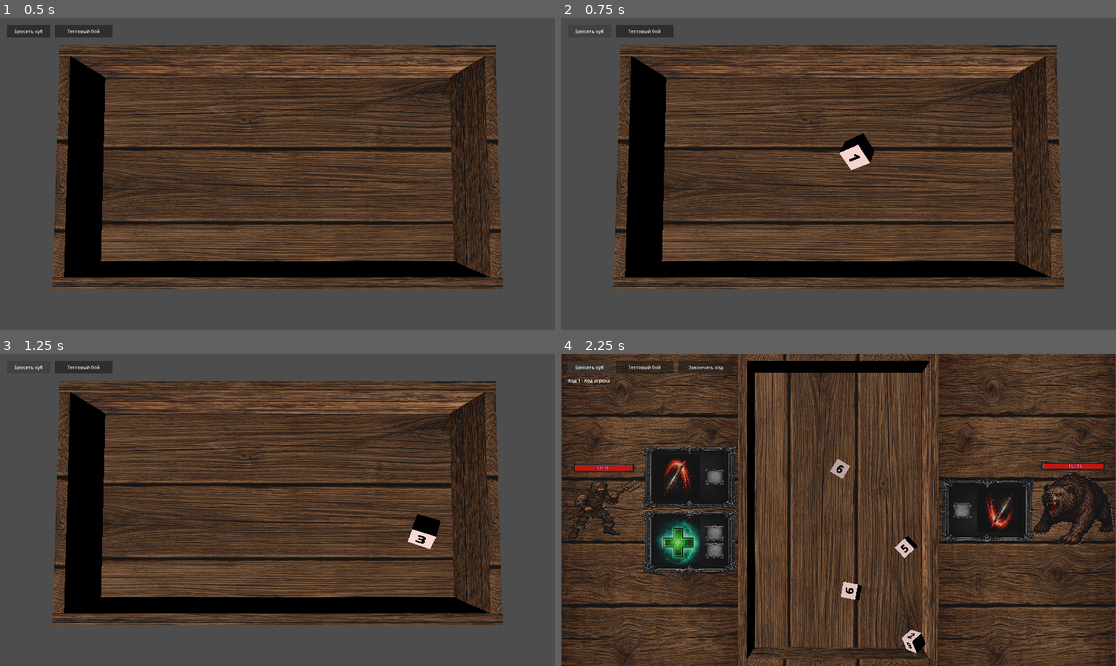
Above: before the commit, frames 1-4 (two rows, left to right).
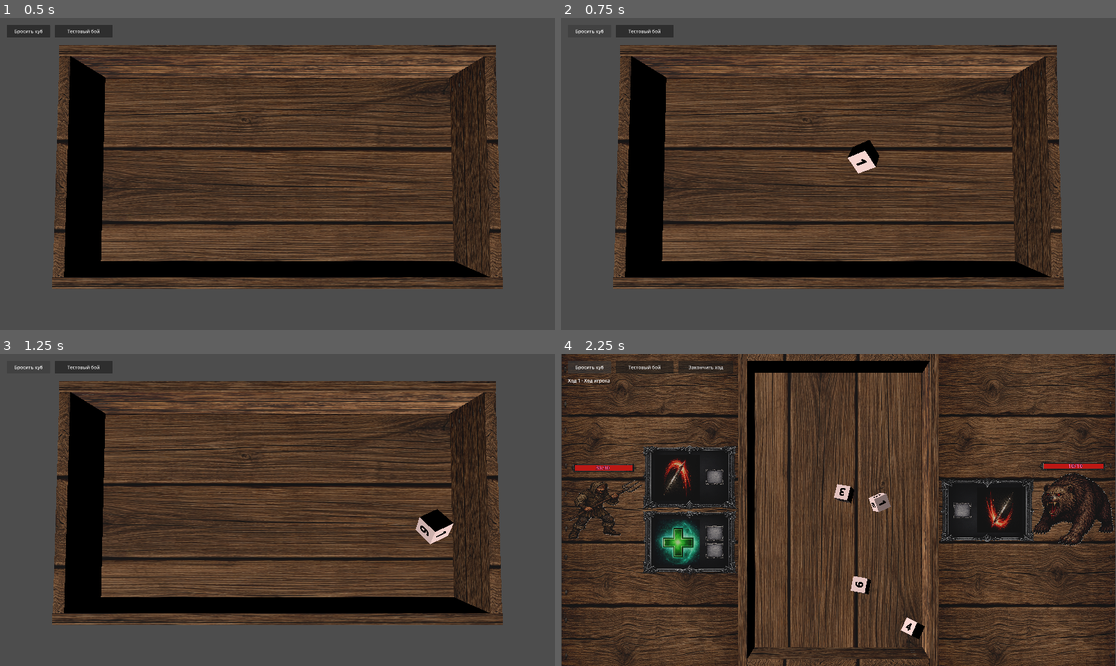
Above: after the commit, the same moments.

Repository: olegbogai-web/dicegame
Game: Godot game, scene res://scenes/board.tscn
Two runs of this game, one before a commit and one after it. Both use one fixed random seed, a clock stepped at 60 frames per second and the inputs below.
Inputs:
- Up to frame 1 (0.5 s): no input
- Up to frame 2 (0.75 s): click "Бросить куб" at 0.5 s
- Up to frame 3 (1.25 s): no input
- Up to frame 4 (2.25 s): click "Тестовый бой" at 1.25 s; click "Бросить куб" at 2 s

Frame 1 is identical in both runs. In frame 2, 0.4% of the frame differs, in the area x 50-58%, y 36-50%; in frame 3, 0.5%; in frame 4, 1.2%, in the area x 48-66%, y 33-96%.

Commit message:
добавил коече

Diff:
--- a/ui/scripts/board_controller.gd
+++ b/ui/scripts/board_controller.gd
@@ -11,8 +11,8 @@
 
 @export_category("Spawn Bounds")
 @export var spawn_bounds_margin: Vector2 = Vector2(0.15, 0.15)
-@export var base_spawn_height: float = 0.7
-@export var spawn_height_variation: float = 0.18
+@export var base_spawn_height: float = 0.4
+@export var spawn_height_variation: float = 0.08
 @export var spawn_spacing: float = 0.05
 @export_range(1, 100, 1) var max_spawn_attempts: int = 24
 @export var fallback_height_step: float = 0.3
@@ -20,10 +20,10 @@
 
 @export_category("Throw")
 @export var throw_speed_min: float = 4.56
-@export var throw_speed_max: float = 7.68
+@export var throw_speed_max: float = 9.68
 @export var throw_direction_spread: float = 1.25
-@export var throw_vertical_velocity_min: float = 0.28
-@export var throw_vertical_velocity_max: float = 1.12
+@export var throw_vertical_velocity_min: float = 0.18
+@export var throw_vertical_velocity_max: float = 0.25
 @export var angular_velocity_min: Vector3 = Vector3(-14.0, -18.0, -14.0)
 @export var angular_velocity_max: Vector3 = Vector3(14.0, 18.0, 14.0)
 
